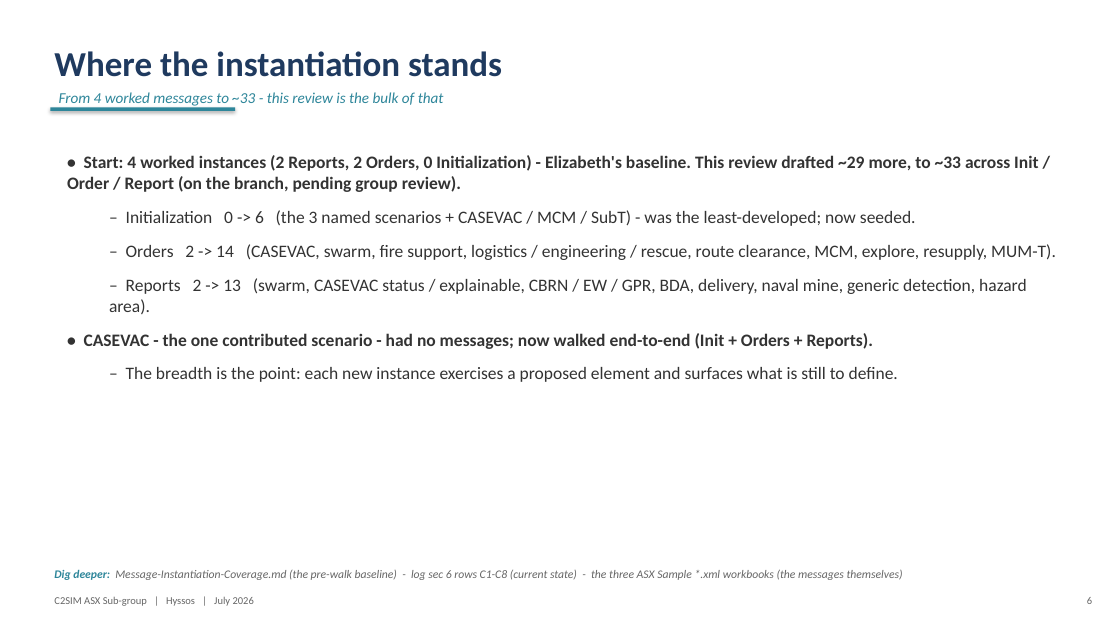
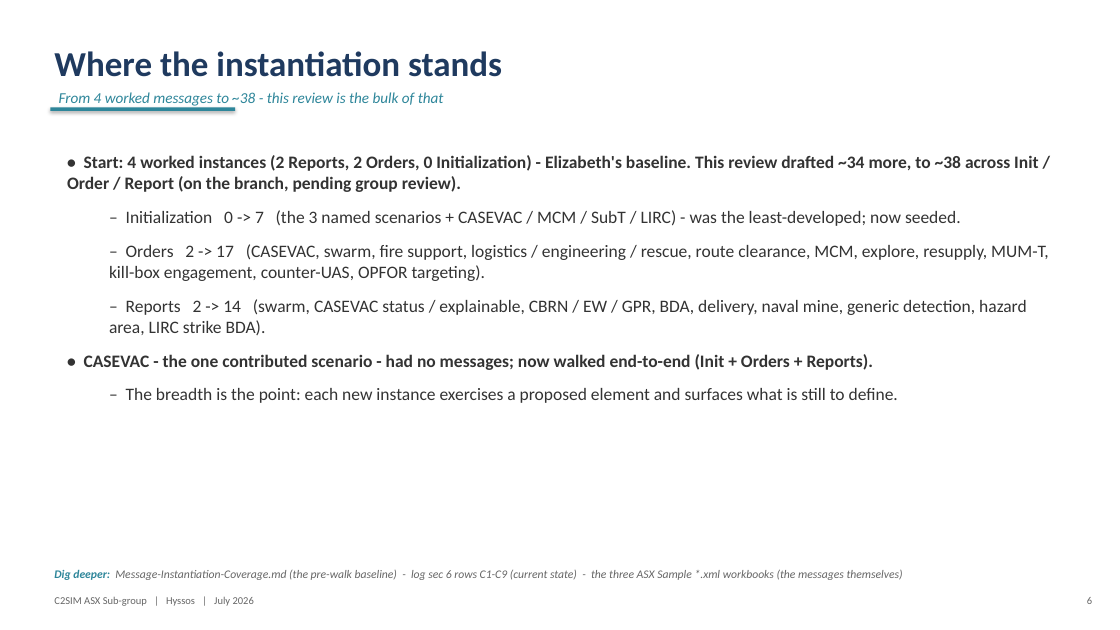
Before and after one commit to hyssostech/C2SIMArtifacts, a slide deck: slide 6 of Subgroups/ASX/InstantiationReview/ASX-Instantiation-Findings.pptx. Drawn at 1120x630 pixels with LibreOffice and Linux fonts; fonts in the diff are those of the drawing. Boxes give left, top, right and bottom in pixels: in the first picture for what was removed or moved away, otherwise in the second. Text is boxed around its words. In the diff, an @@ line names an element or a change of style, - is before the commit and + after.

```diff
--- a/Subgroups/ASX/InstantiationReview/ASX-Instantiation-Findings.pptx
+++ b/Subgroups/ASX/InstantiationReview/ASX-Instantiation-Findings.pptx
@@ text at (59, 92, 444, 108): text changed @@
-From 4 worked messages to ~33 - this review is the bulk of that
+From 4 worked messages to ~38 - this review is the bulk of that
@@ text at (67, 155, 1049, 335): text changed @@
-• Start: 4 worked instances (2 Reports, 2 Orders, 0 Initialization) - Elizabeth's baseline. This review drafted ~29 more, to ~33 across Init / Order / Report (on the branch, pending group review).
-  – Initialization 0 -> 6 (the 3 named scenarios + CASEVAC / MCM / SubT) - was the least-developed; now seeded.
-  – Orders 2 -> 14 (CASEVAC, swarm, fire support, logistics / engineering / rescue, route clearance, MCM, explore, resupply, MUM-T).
-  – Reports 2 -> 13 (swarm, CASEVAC status / explainable, CBRN / EW / GPR, BDA, delivery, naval mine, generic detection, hazard area).
+• Start: 4 worked instances (2 Reports, 2 Orders, 0 Initialization) - Elizabeth's baseline. This review drafted ~34 more, to ~38 across Init / Order / Report (on the branch, pending group review).
+  – Initialization 0 -> 7 (the 3 named scenarios + CASEVAC / MCM / SubT / LIRC) - was the least-developed; now seeded.
+  – Orders 2 -> 17 (CASEVAC, swarm, fire support, logistics / engineering / rescue, route clearance, MCM, explore, resupply, MUM-T, kill-box engagement, counter-UAS, OPFOR targeting).
+  – Reports 2 -> 14 (swarm, CASEVAC status / explainable, CBRN / EW / GPR, BDA, delivery, naval mine, generic detection, hazard area, LIRC strike BDA).
```
Also in this commit, not shown: 13 other slides changed, 7 other files.
